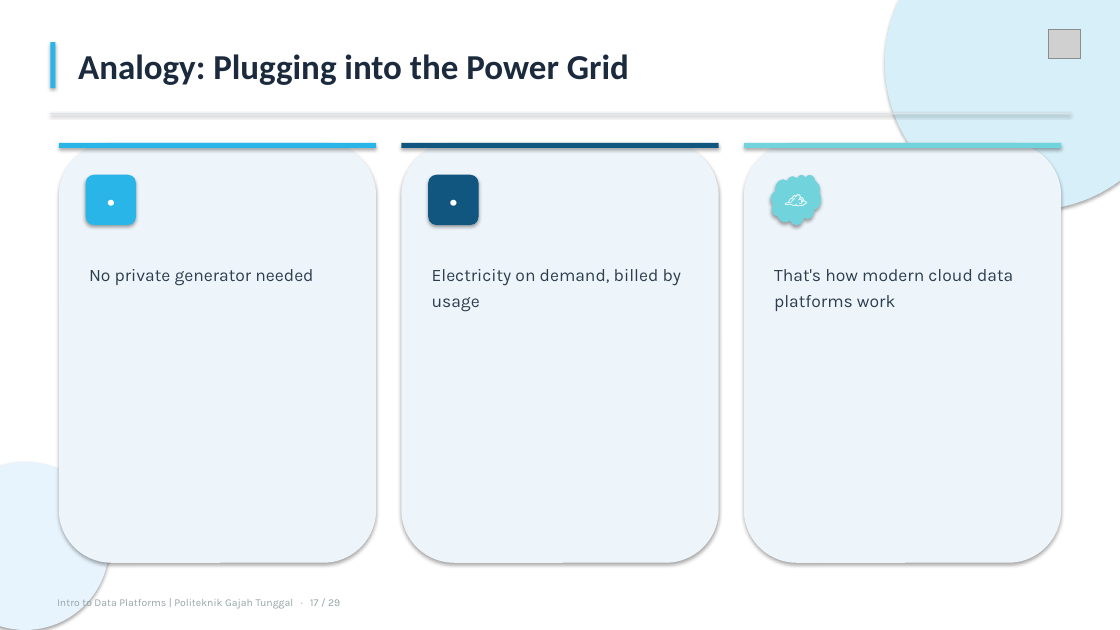
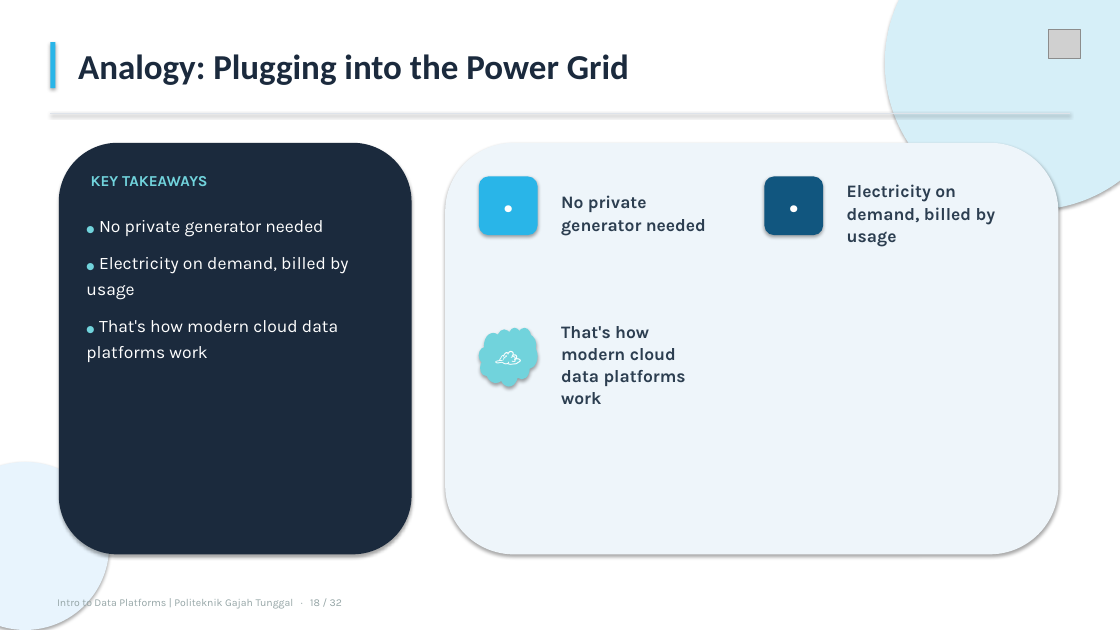
Before and after one commit to arzamuhammad/hands-on-lab-and-workshop, a slide deck: slide 18 of slides/Intro_to_Data_Platforms.pptx (slide 17 before the commit). Drawn at 1120x630 pixels with LibreOffice and Linux fonts; fonts in the diff are those of the drawing; grey boxes stand for pictures. Boxes give left, top, right and bottom in pixels: in the first picture for what was removed or moved away, otherwise in the second. Text is boxed around its words. In the diff, an @@ line names an element or a change of style, - is before the commit and + after.

```diff
--- a/slides/Intro_to_Data_Platforms.pptx
+++ b/slides/Intro_to_Data_Platforms.pptx
@@ rounded rectangle: place and size @@
-rounded rectangle at (59, 143, 376, 563)
+rounded rectangle at (59, 143, 412, 555)
@@ rounded rectangle at (59, 143, 412, 555): fill #EEF5FA to #1B2A3D @@
@@ rectangle removed at (59, 143, 376, 148) @@
@@ rounded rectangle removed at (402, 143, 719, 563) @@
@@ rectangle removed at (402, 143, 719, 148) @@
@@ rounded rectangle: place and size @@
-rounded rectangle at (744, 143, 1062, 563)
+rounded rectangle at (445, 143, 1059, 555)
@@ rectangle removed at (744, 143, 1062, 148) @@
@@ text added at (91, 176, 207, 186), 13 pt, text #71D3DC, bold @@
+KEY TAKEAWAYS
@@ rounded rectangle: place and size @@
-rounded rectangle at (86, 175, 136, 225)
+rounded rectangle at (479, 176, 538, 235)
@@ text "•": place and size @@
-text "•" at (86, 175, 136, 225)
+text "•" at (479, 176, 538, 235)
@@ text "No private generator needed": place and size @@
-text "No private generator needed" at (89, 269, 313, 286)
+text "No private generator needed" at (561, 195, 706, 236)
@@ rounded rectangle: place and size @@
-rounded rectangle at (429, 175, 479, 225)
+rounded rectangle at (765, 176, 823, 235)
@@ text "•": place and size @@
-text "•" at (429, 175, 479, 225)
+text "•" at (765, 176, 823, 235)
@@ text "Electricity on demand, billed by ...": place and size @@
-text "Electricity on demand, billed by ..." at (432, 269, 681, 312)
+text "Electricity on demand, billed by ..." at (847, 184, 996, 247)
@@ text added at (86, 220, 348, 362), 15 pt, text #FFFFFF @@
+● No private generator needed
+● Electricity on demand, billed by usage
+● That's how modern cloud data platforms work
@@ size 19 to 22 pt; line spacing 24pt to 28pt in 3 elements at (765, 176, 823, 235), (479, 176, 538, 235), (479, 328, 538, 386) @@
@@ cloud: place and size @@
-cloud at (771, 175, 822, 225)
+cloud at (479, 328, 538, 386)
@@ text "☁": place and size @@
-text "☁" at (771, 175, 822, 225)
+text "☁" at (479, 328, 538, 386)
@@ bold on; line spacing 22pt to 19pt; vertical alignment top to middle in 3 elements at (847, 184, 996, 247), (561, 195, 706, 236), (561, 326, 686, 404) @@
@@ text "That's how modern cloud data ...": place and size @@
-text "That's how modern cloud data ..." at (774, 269, 1013, 311)
+text "That's how modern cloud data ..." at (561, 326, 686, 404)
@@ text at (57, 598, 342, 609): text changed @@
-Intro to Data Platforms | Politeknik Gajah Tunggal · 17 / 29
+Intro to Data Platforms | Politeknik Gajah Tunggal · 18 / 32
```
Also in this commit, not shown: 20 other slides changed, 3 slides added, 2 other files.
